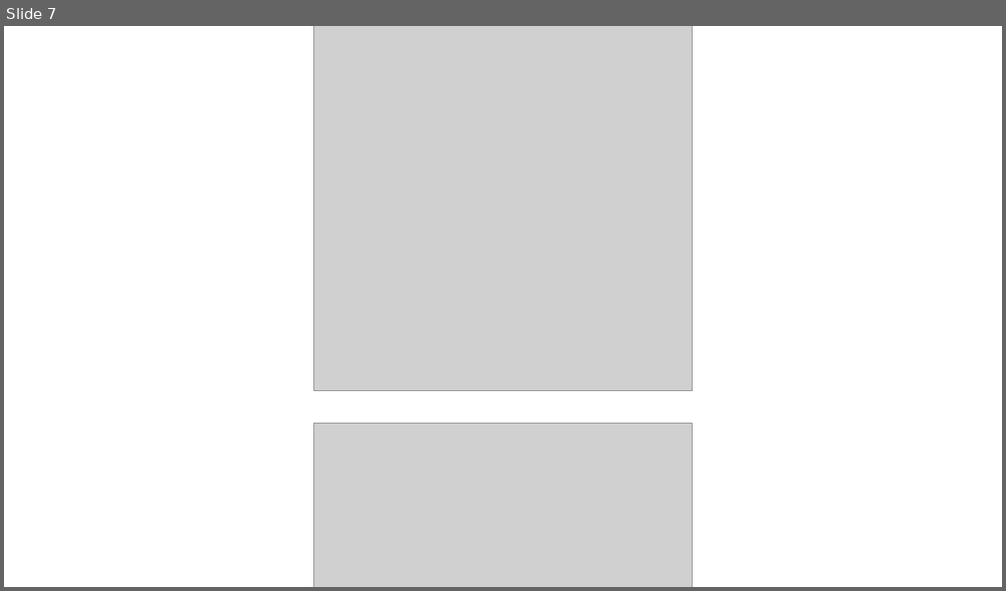
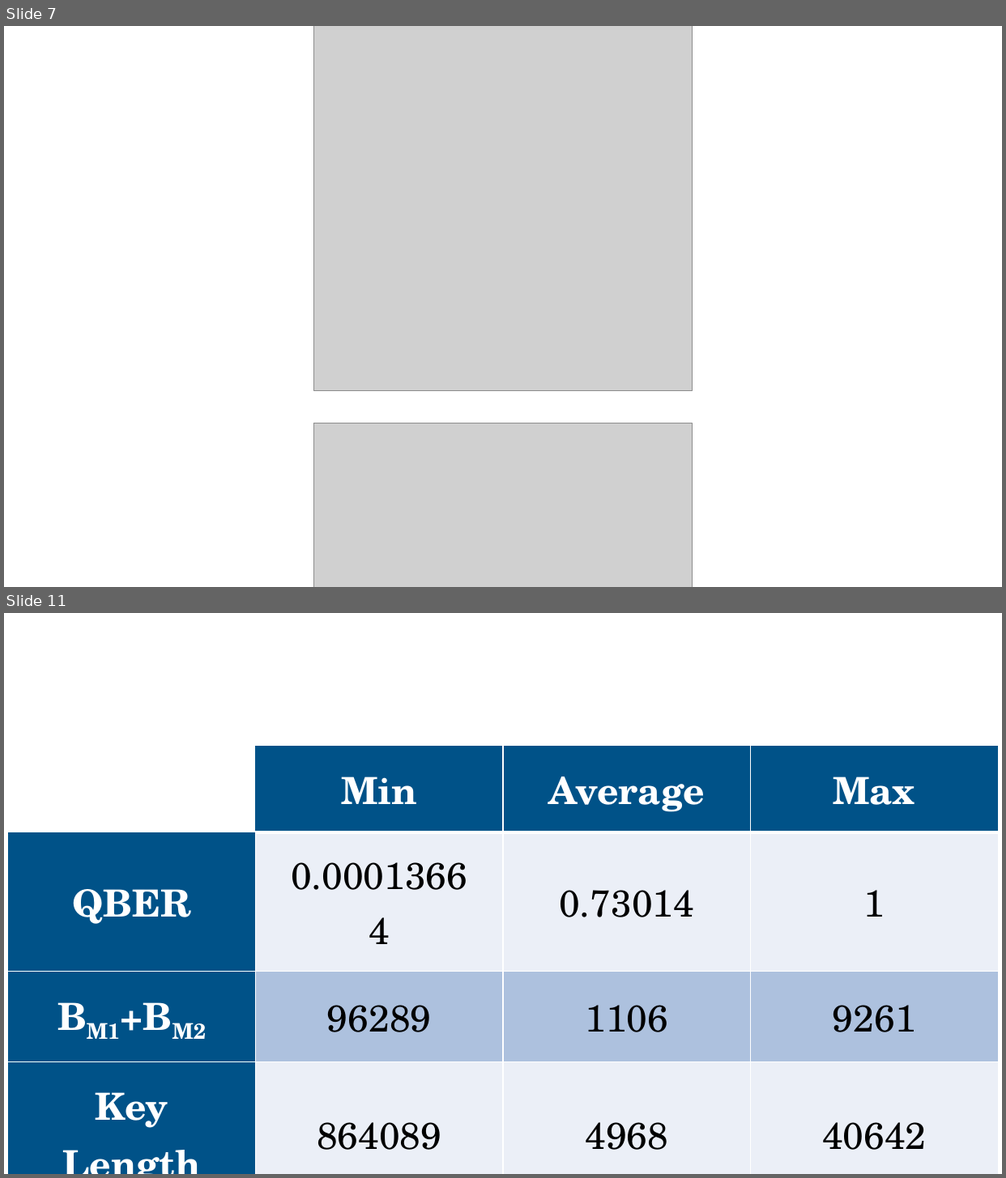
Before and after one commit to pqnarte/LinkPlanner, a slide deck: doc/tex/sdf/tq_76558_cow_protocol/figures_raw/Full2.pptx. Shown one above the other, each under a label of ours: slide 7 before the commit, slides 7 and 11 after it; the slides between them are not shown. The pictures are 1006x591 and 1006x1178 pixels, drawn with LibreOffice and Linux fonts; fonts in the diff are those of the drawing; grey boxes stand for pictures. Boxes give left, top, right and bottom in pixels: in the first picture for what was removed or moved away, otherwise in the second. Text is boxed around its words. In the diff, an @@ line names an element or a change of style, - is before the commit and + after.

```diff
--- a/doc/tex/sdf/tq_76558_cow_protocol/figures_raw/Full2.pptx
+++ b/doc/tex/sdf/tq_76558_cow_protocol/figures_raw/Full2.pptx
@@ slide 11 added at [4, 613, 1002, 1174], background #FFFFFF @@
@@ table added at [8, 746, 999, 1153], 4 rows, 4 columns @@
+ | Min | Average | Max
+QBER | 0.00013664 | 0.73014 | 1
+BM1+BM2 | 96289 | 1106 | 9261
+Key Length | 864089 | 4968 | 40642
```
Also in this commit, not shown: 1 slide changed, 1 other slide added, 10 other files.
